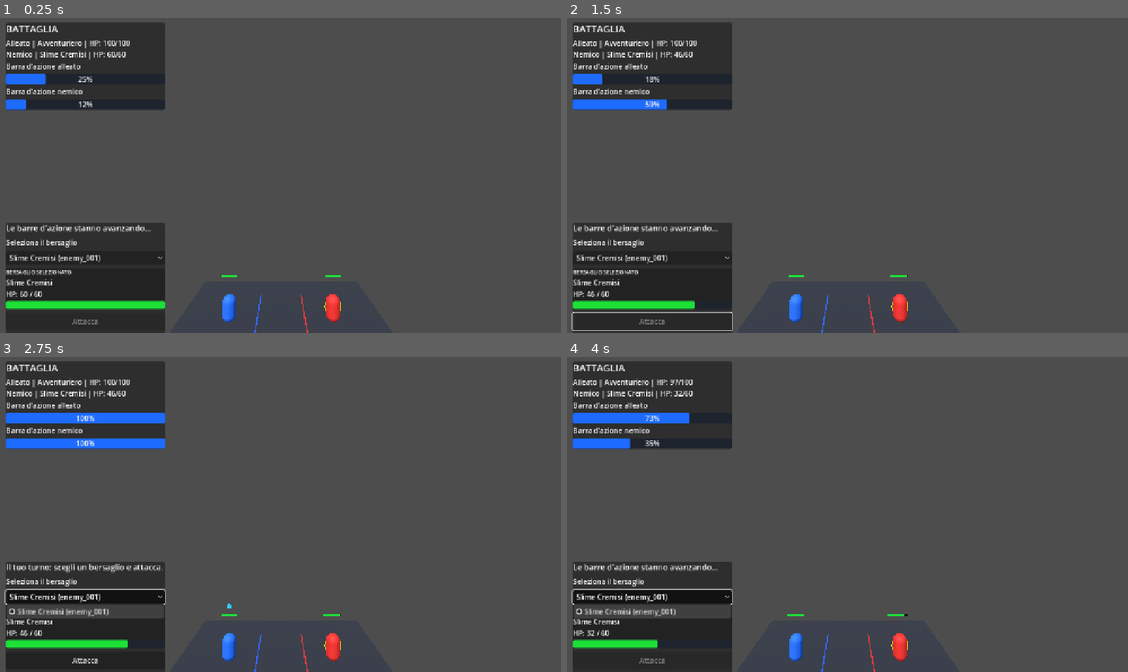
Above: before the commit, frames 1-4 (two rows, left to right).
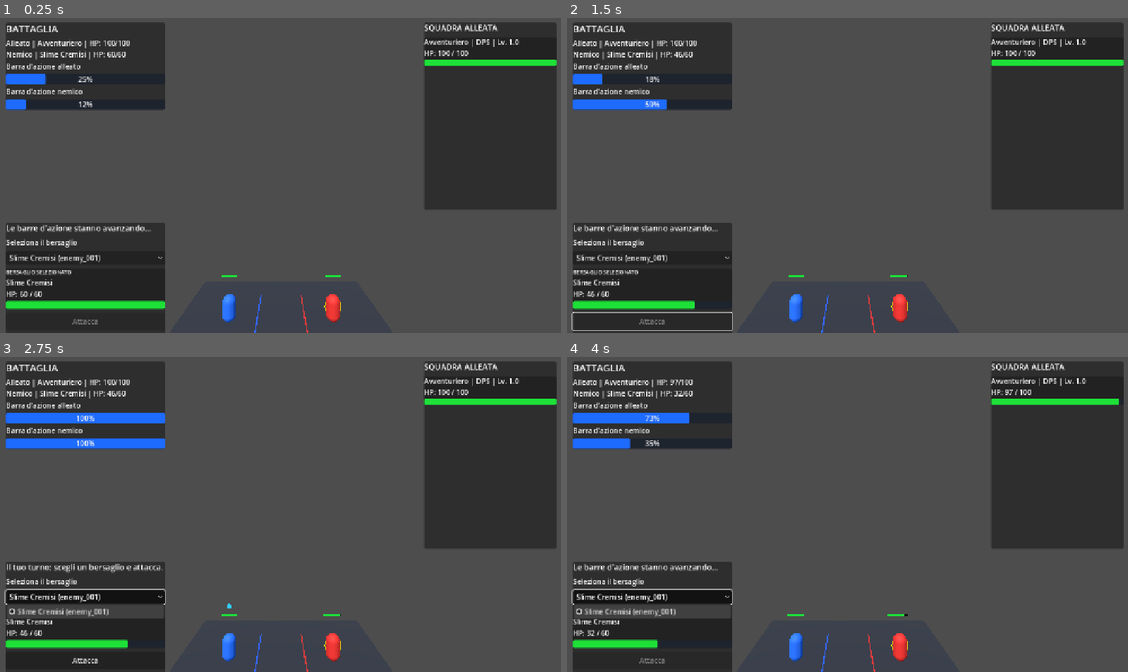
Above: after the commit, the same moments.

Repository: konakona185-gif/Super-spork-K7-school
Game: Godot game, scene res://scenes/main.tscn
Same seed, same stepped clock (60 frames per second), same inputs: the game is played once before the commit and once after it.
Inputs:
- Up to frame 1 (0.25 s): no input
- Up to frame 2 (1.5 s): click "Slime Cremisi (enemy_001)" at 0.5 s; click "Attacca" at 1.25 s
- Up to frame 3 (2.75 s): click "Slime Cremisi (enemy_001)" at 2 s
- Up to frame 4 (4 s): click "Attacca" at 2.75 s; click "Slime Cremisi (enemy_001)" at 3.5 s

The runs differ from the first frame. In frame 1, 14% of the frame differs, in the area x 75-100%, y 1-61%; in frame 2, 14%; in frame 3, 14%; in frame 4, 14%.

Commit message:
Update main.gd

Diff:
--- a/scripts/main.gd
+++ b/scripts/main.gd
@@ -38,6 +38,9 @@
 var target_name_label: Label
 var target_hp_label: Label
 var target_hp_bar: ProgressBar
+var ally_info_labels: Dictionary = {}
+var ally_hp_labels: Dictionary = {}
+var ally_hp_bars: Dictionary = {}
 var attack_button: Button
 var restart_button: Button
 
@@ -356,6 +359,8 @@
 	target_hp_bar = _create_hp_progress_bar()
 	target_contents.add_child(target_hp_bar)
 
+	_build_ally_info_panel(canvas)
+
 	attack_button = Button.new()
 	attack_button.text = "Attacca"
 	attack_button.custom_minimum_size = Vector2(0.0, 40.0)
@@ -366,6 +371,87 @@
 	restart_button.text = "Ricomincia battaglia"
 	restart_button.pressed.connect(_on_restart_pressed)
 	control_contents.add_child(restart_button)
+
+
+func _build_ally_info_panel(canvas: CanvasLayer) -> void:
+	var panel: PanelContainer = PanelContainer.new()
+	panel.name = "AllyInfoPanel"
+	panel.anchor_left = 1.0
+	panel.anchor_top = 0.0
+	panel.anchor_right = 1.0
+	panel.anchor_bottom = 0.0
+	panel.offset_left = -316.0
+	panel.offset_top = 16.0
+	panel.offset_right = -16.0
+	panel.offset_bottom = 440.0
+	panel.custom_minimum_size = Vector2(300.0, 0.0)
+	canvas.add_child(panel)
+
+	var contents: VBoxContainer = VBoxContainer.new()
+	contents.add_theme_constant_override("separation", 8)
+	panel.add_child(contents)
+
+	var title: Label = Label.new()
+	title.text = "SQUADRA ALLEATA"
+	title.add_theme_font_size_override("font_size", 18)
+	contents.add_child(title)
+
+	for character_variant in party_data:
+		var character: Dictionary = character_variant
+		var character_id: String = str(character["id"])
+
+		var character_panel: PanelContainer = PanelContainer.new()
+		character_panel.name = "AllyCard_" + character_id
+		contents.add_child(character_panel)
+
+		var card_contents: VBoxContainer = VBoxContainer.new()
+		card_contents.add_theme_constant_override("separation", 3)
+		character_panel.add_child(card_contents)
+
+		var info_label: Label = Label.new()
+		info_label.name = "Info_" + character_id
+		info_label.text = str(character["name"]) + " | " + str(character.get("role", "DPS")) + " | Lv. " + str(character.get("level", 1))
+		info_label.autowrap_mode = TextServer.AUTOWRAP_WORD_SMART
+		card_contents.add_child(info_label)
+		ally_info_labels[character_id] = info_label
+
+		var hp_label: Label = Label.new()
+		hp_label.name = "HP_" + character_id
+		hp_label.text = "HP: -- / --"
+		card_contents.add_child(hp_label)
+		ally_hp_labels[character_id] = hp_label
+
+		var hp_bar: ProgressBar = _create_hp_progress_bar()
+		hp_bar.custom_minimum_size = Vector2(250.0, 14.0)
+		card_contents.add_child(hp_bar)
+		ally_hp_bars[character_id] = hp_bar
+
+	_update_ally_info()
+
+
+func _update_ally_info() -> void:
+	if ally_hp_bars.is_empty():
+		return
+
+	for character_id_variant in ally_hp_bars.keys():
+		var character_id: String = str(character_id_variant)
+		var fighter: Dictionary = combat_manager.get_combatant(character_id)
+
+		if fighter.is_empty():
+			continue
+
+		var current_hp: int = int(fighter["hp"])
+		var max_hp: int = int(fighter["max_hp"])
+		var hp_label: Label = ally_hp_labels[character_id]
+		var hp_bar: ProgressBar = ally_hp_bars[character_id]
+
+		if bool(fighter["alive"]):
+			hp_label.text = "HP: " + str(current_hp) + " / " + str(max_hp)
+		else:
+			hp_label.text = "SCONFITTO — HP: 0 / " + str(max_hp)
+
+		hp_bar.max_value = maxf(1.0, float(max_hp))
+		hp_bar.value = clampf(float(current_hp), 0.0, float(max_hp))
 
 
 func _create_action_bar() -> ProgressBar:
@@ -650,6 +736,7 @@
 	_update_turn_indicator()
 	_update_target_indicator()
 	_update_target_info()
+	_update_ally_info()
 
 
 func _update_fighter_hp_bar(fighter_id: String, fighter: Dictionary) -> void:
@@ -910,6 +997,7 @@
 	_update_turn_indicator()
 	_update_target_indicator()
 	_update_target_info()
+	_update_ally_info()
 
 
 func _update_action_bars() -> void:
